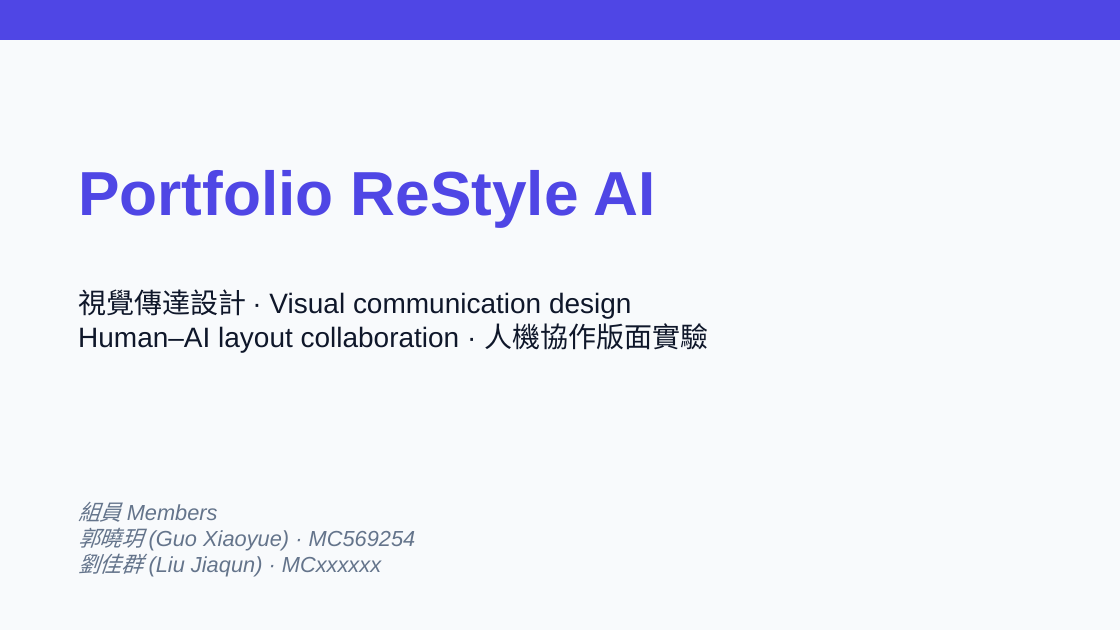
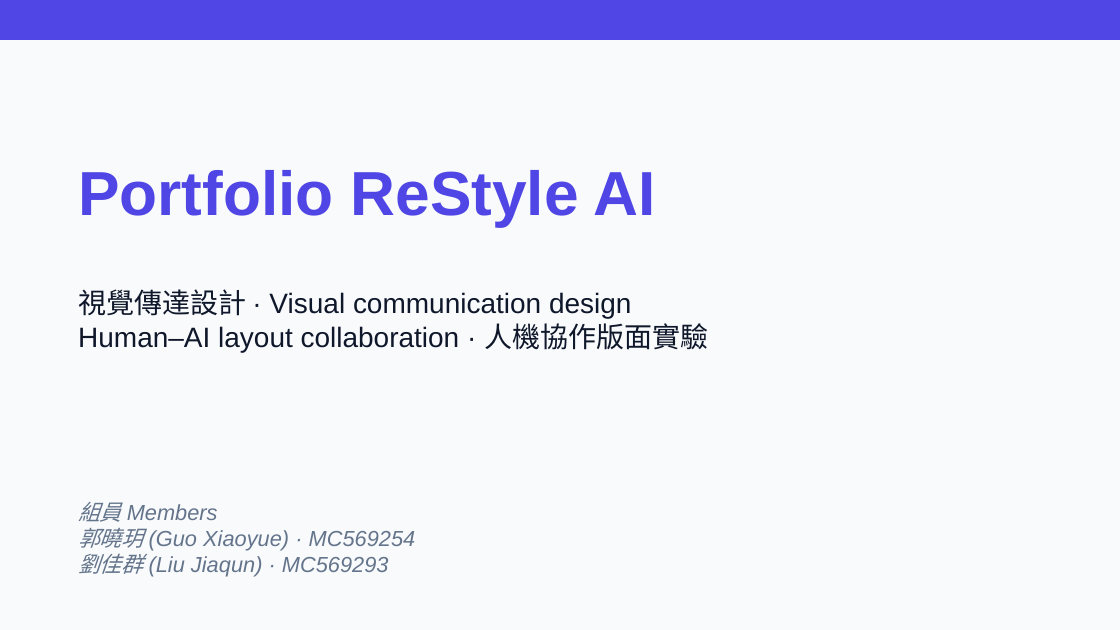
Before and after one commit to macaumonsoon/Portfolio-ReStyle-AI, a slide deck: slide 1 of presentation/Portfolio-ReStyle-AI-Design-Deck.pptx. Drawn at 1120x630 pixels with LibreOffice and Linux fonts; fonts in the diff are those of the drawing. Boxes give left, top, right and bottom in pixels: in the first picture for what was removed or moved away, otherwise in the second. Text is boxed around its words. In the diff, an @@ line names an element or a change of style, - is before the commit and + after.

```diff
--- a/presentation/Portfolio-ReStyle-AI-Design-Deck.pptx
+++ b/presentation/Portfolio-ReStyle-AI-Design-Deck.pptx
@@ text at <box>78,554,389,577</box>: text changed @@
-劉佳群 (Liu Jiaqun) · MCxxxxxx
+劉佳群 (Liu Jiaqun) · MC569293
```
Also in this commit, not shown: 3 other slides changed, 2 other files.
